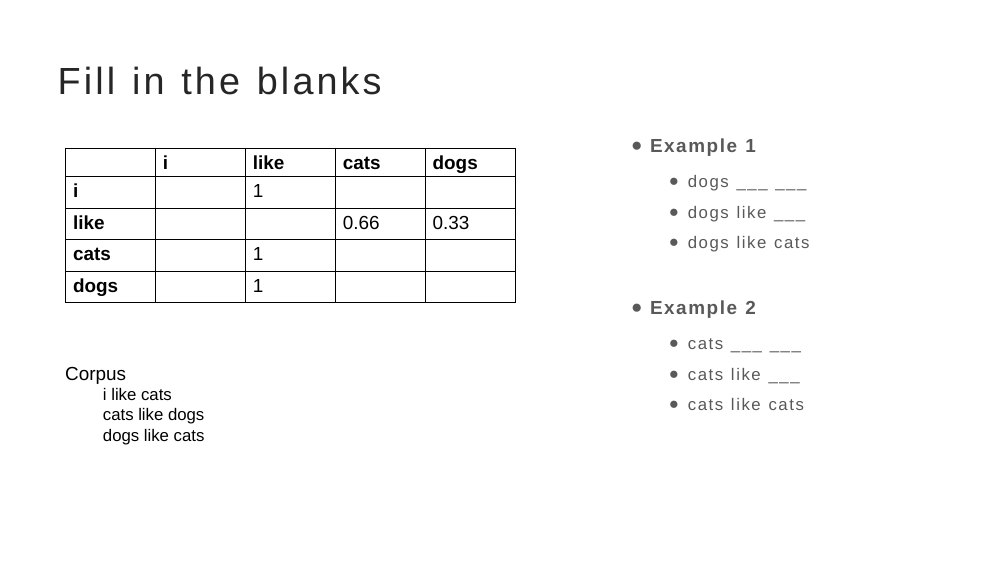
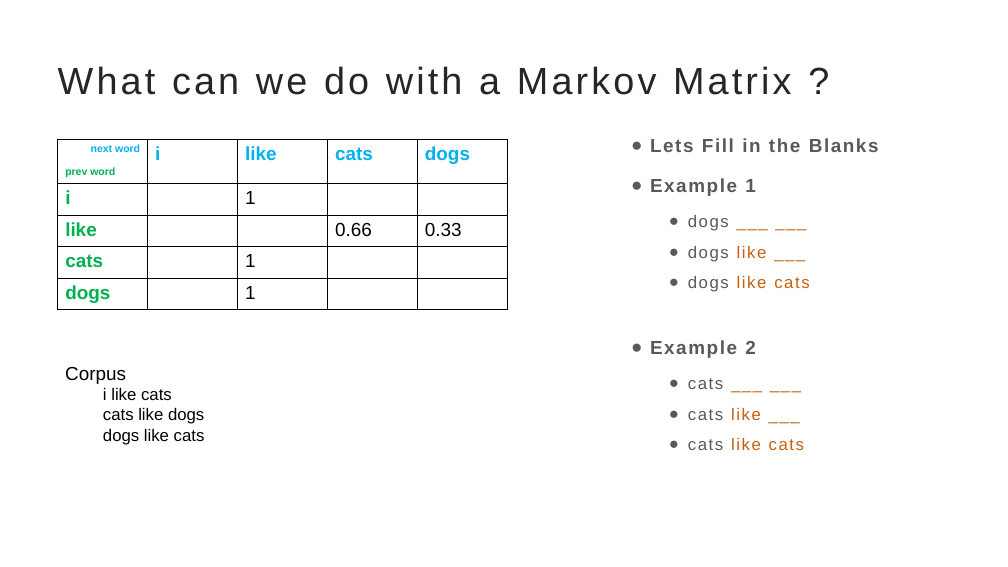
Before and after one commit to brinda-25/workshop, a slide deck: slide 5 of Day4/markov/next_word_prediction.pptx. Drawn at 1008x567 pixels with LibreOffice and Linux fonts; fonts in the diff are those of the drawing. Boxes give left, top, right and bottom in pixels: in the first picture for what was removed or moved away, otherwise in the second. Text is boxed around its words. In the diff, an @@ line names an element or a change of style, - is before the commit and + after.

```diff
--- a/Day4/markov/next_word_prediction.pptx
+++ b/Day4/markov/next_word_prediction.pptx
@@ title at (58,66,792,95): text changed @@
-Fill in the blanks
+What can we do with a Markov Matrix ?
@@ table at (57,140,507,307) @@
-row 1, column 1: 
+row 1, column 1: next word / prev word
@@ text colour #000000 to #00B0F0, text colour #000000 to #00B050 in "i", "like", "cats", "dogs" @@
@@ table: place and size @@
-table at (66,148,516,305)
+table at (57,140,507,307)
@@ text at (650,138,879,152): paragraph added @@
+● Lets Fill in the Blanks
@@ text at (688,215,809,450): text colour #595959 to #C65F10 in "___ ___", "like ___", "like cats", "___ ___" and 2 more places @@
```
Also in this commit, not shown: 5 other slides changed, 1 other file.
